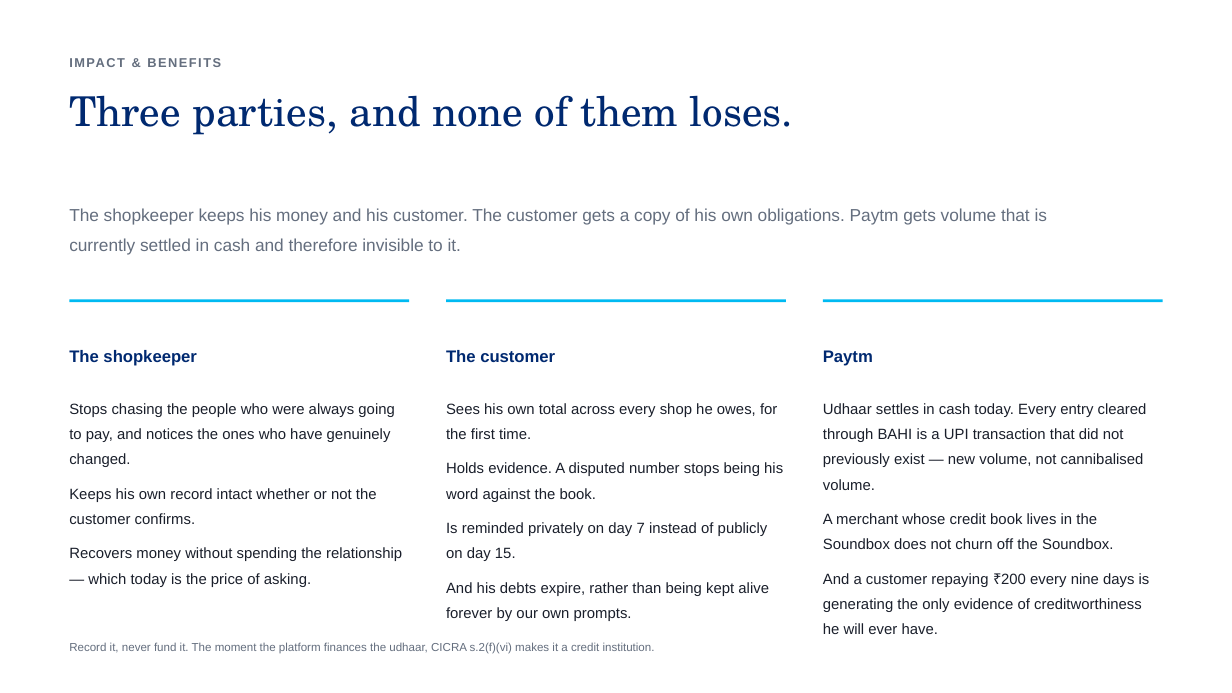
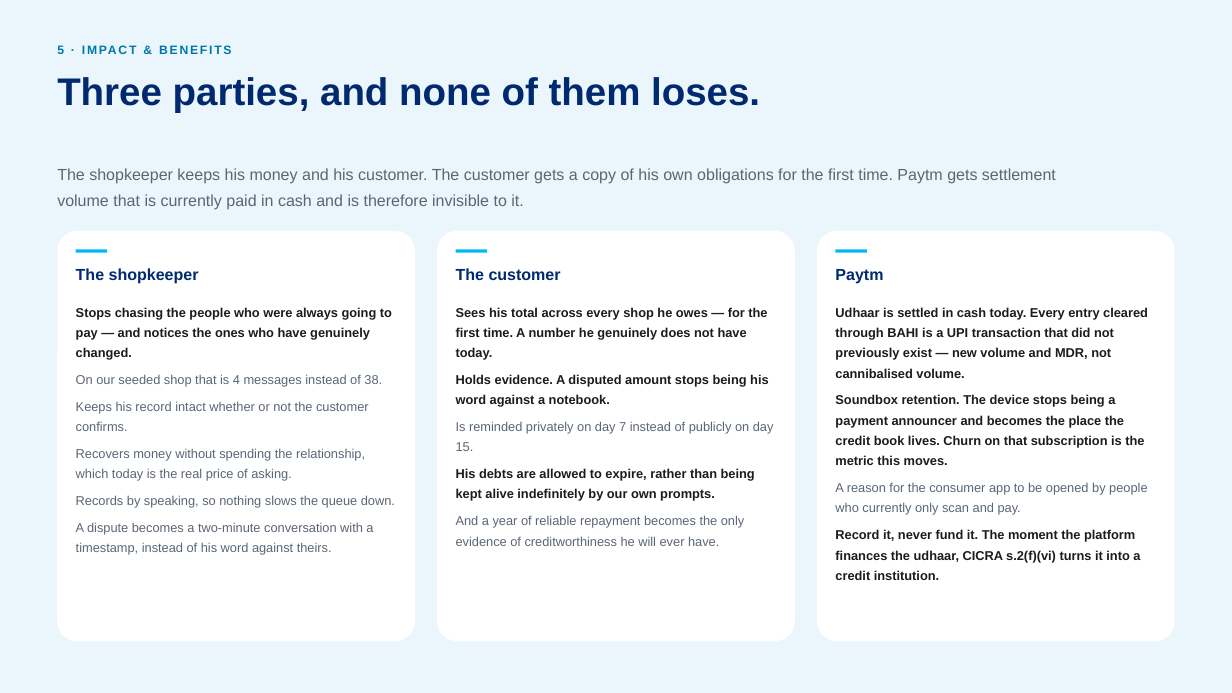
Before and after one commit to Uchiha-Itachi0/PAYTM-BAHI, a slide deck: slide 6 of docs/BAHI-Round1.pptx. Drawn at 1232x693 pixels with LibreOffice and Linux fonts; fonts in the diff are those of the drawing. Boxes give left, top, right and bottom in pixels: in the first picture for what was removed or moved away, otherwise in the second. Text is boxed around its words. In the diff, an @@ line names an element or a change of style, - is before the commit and + after.

```diff
--- a/docs/BAHI-Round1.pptx
+++ b/docs/BAHI-Round1.pptx
@@ rectangle added at <box>0,0,1232,693</box>, fill #EAF6FC @@
@@ text at <box>57,45,64,54</box>: text changed; size 10 to 9.5 pt; text colour #646E7E to #0077A8 @@
-IMPACT & BENEFITS
+5 · IMPACT & BENEFITS
@@ text "Three parties, and none of ...": place and size @@
-text "Three parties, and none of ..." at <box>69,95,793,135</box>
+text "Three parties, and none of ..." at <box>57,77,760,113</box>
@@ text "Three parties, and none of ..." at <box>57,77,760,113</box>: size 32 to 30 pt, font TeX Gyre Schola to Arial, bold on; line spacing 1.08 to 1.06 @@
@@ text at <box>57,168,1056,210</box>: text changed; size 13.5 to 12.5 pt; text colour #646E7E to #5B6675 @@
-The shopkeeper keeps his money and his customer. The customer gets a copy of his own obligations. Paytm gets volume that is currently settled in cash and therefore invisible to it.
+The shopkeeper keeps his money and his customer. The customer gets a copy of his own obligations for the first time. Paytm gets settlement volume that is currently paid in cash and is therefore invisible to it.
@@ rounded rectangle added at <box>57,231,415,641</box>, fill #FFFFFF @@
@@ rounded rectangle added at <box>437,231,795,641</box>, fill #FFFFFF @@
@@ rounded rectangle added at <box>817,231,1175,641</box>, fill #FFFFFF @@
@@ size 13 to 12.5 pt; line spacing 1.18 to 1.14 in 3 elements at <box>456,268,561,280</box>, <box>835,269,883,284</box>, <box>76,268,199,284</box> @@
@@ text "The shopkeeper": place and size @@
-text "The shopkeeper" at <box>69,350,196,366</box>
+text "The shopkeeper" at <box>76,268,199,284</box>
@@ rectangle added at <box>76,250,107,252</box>, fill #00BAF2 @@
@@ text "The customer": place and size @@
-text "The customer" at <box>446,350,555,362</box>
+text "The customer" at <box>456,268,561,280</box>
@@ rectangle added at <box>456,250,487,252</box>, fill #00BAF2 @@
@@ text "Paytm": place and size @@
-text "Paytm" at <box>823,350,873,366</box>
+text "Paytm" at <box>835,269,883,284</box>
@@ rectangle added at <box>836,250,867,252</box>, fill #00BAF2 @@
@@ rectangle removed at <box>69,299,409,302</box> @@
@@ rectangle removed at <box>446,299,787,302</box> @@
@@ text "Sees his total across every ...": place and size @@
-text "Sees his total across every ..." at <box>446,403,783,621</box>
+text "Sees his total across every ..." at <box>456,307,774,546</box>
@@ rectangle removed at <box>823,299,1164,302</box> @@
@@ text at <box>76,307,395,555</box>: text changed; size 11.6 to 10 pt; text colour #1A1F2B to #5B6675 @@
-Stops chasing the people who were always going to pay, and notices the ones who have genuinely changed.
-Keeps his own record intact whether or not the customer confirms.
-Recovers money without spending the relationship — which today is the price of asking.
+Stops chasing the people who were always going to pay — and notices the ones who have genuinely changed.
+On our seeded shop that is 4 messages instead of 38.
+Keeps his record intact whether or not the customer confirms.
+Recovers money without spending the relationship, which today is the real price of asking.
+Records by speaking, so nothing slows the queue down.
+A dispute becomes a two-minute conversation with a timestamp, instead of his word against theirs.
@@ text at <box>456,307,768,407</box>: text changed; size 11.6 to 10 pt; text colour #1A1F2B to #1C1C1C; bold on @@
-Sees his own total across every shop he owes, for the first time.
-Holds evidence. A disputed number stops being his word against the book.
+Sees his total across every shop he owes — for the first time. A number he genuinely does not have today.
+Holds evidence. A disputed amount stops being his word against a notebook.
@@ text at <box>835,307,1148,580</box>: text changed; size 11.6 to 10 pt; text colour #1A1F2B to #1C1C1C; bold on @@
-Udhaar settles in cash today. Every entry cleared through BAHI is a UPI transaction that did not previously exist — new volume, not cannibalised volume.
-A merchant whose credit book lives in the Soundbox does not churn off the Soundbox.
-And a customer repaying ₹200 every nine days is generating the only evidence of creditworthiness he will ever have.
+Udhaar is settled in cash today. Every entry cleared through BAHI is a UPI transaction that did not previously exist — new volume and MDR, not cannibalised volume.
+Soundbox retention. The device stops being a payment announcer and becomes the place the credit book lives. Churn on that subscription is the metric this moves.
+A reason for the consumer app to be opened by people who currently only scan and pay.
+Record it, never fund it. The moment the platform finances the udhaar, CICRA s.2(f)(vi) turns it into a credit institution.
@@ text at <box>456,421,774,451</box>: size 11.6 to 10 pt, text colour #1A1F2B to #5B6675 in "Is reminded privately on day 7 instead ..."; line spacing 1.42 to 1.32; less space between paragraphs @@
@@ text at <box>456,468,755,546</box>: text changed; size 11.6 to 10 pt; text colour #1A1F2B to #5B6675 @@
-And his debts expire, rather than being kept alive forever by our own prompts.
+His debts are allowed to expire, rather than being kept alive indefinitely by our own prompts.
+And a year of reliable repayment becomes the only evidence of creditworthiness he will ever have.
@@ text removed at <box>69,642,655,654</box> @@
-Record it, never fund it. The moment the platform finances the udhaar, CICRA s.2(f)(vi) makes it a credit institution.
```
Also in this commit, not shown: 6 other slides changed, 3 slides added, 2 slides removed, 9 other files.
